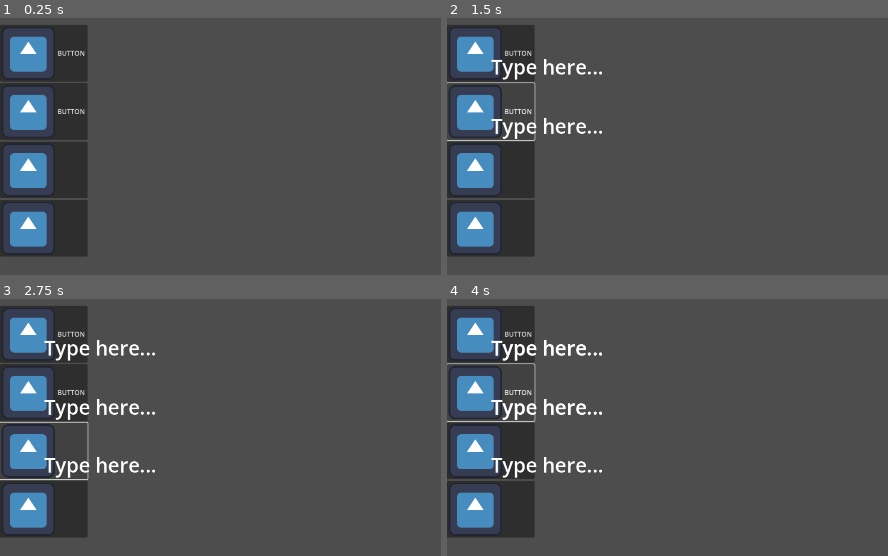
Above: before the commit, frames 1-4 (two rows, left to right).
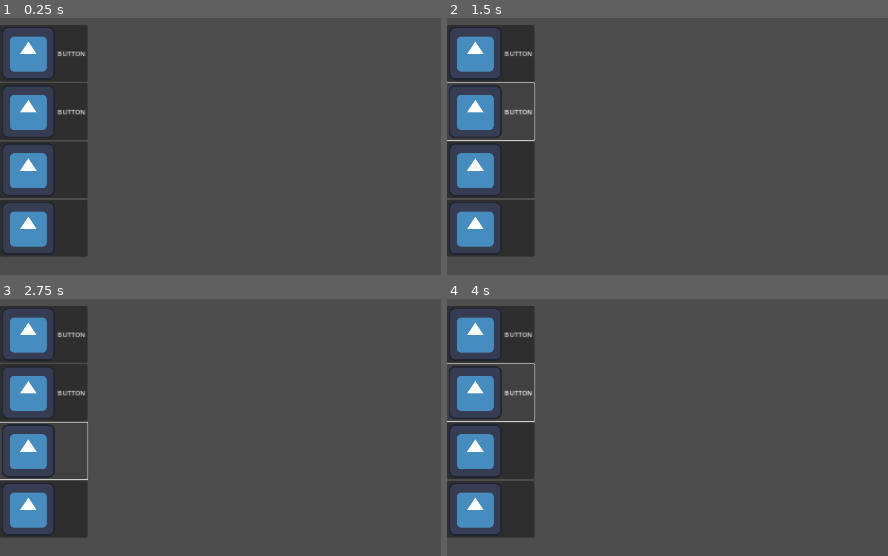
Above: after the commit, the same moments.

Repository: emanisgrand/DeafNote
Game: Godot game, scene res://Scenes/main.tscn
Two runs of this game, one before a commit and one after it. Both use one fixed random seed, a clock stepped at 60 frames per second and the inputs below. The engine's default icon, where the game draws it, is replaced by a stand-in: a white triangle on a blue panel in a dark square.
Inputs (mouse positions are in pixels of both pictures, inside the frame that each line leads up to):
- Up to frame 1 (0.25 s): no input
- Up to frame 2 (1.5 s): click "BUTTON" at 0.5 s; click "BUTTON" at 1.25 s
- Up to frame 3 (2.75 s): click (44, 450) at 2 s
- Up to frame 4 (4 s): click "BUTTON" at 2.75 s; click "BUTTON" at 3.5 s

The runs differ from the first frame. In frame 1, 0.3% of the frame differs, in the area x 4-20%, y 8-88%; in frame 2, 1.5%; in frame 3, 2.1%; in frame 4, 2.2%, in the area x 4-36%, y 8-88%.

Commit message:
Well-defined NoteData properties.

Diff:
--- /dev/null
+++ b/Resources/new_note.tres
@@ -0,0 +1,12 @@
+[gd_resource type="Resource" script_class="Note" load_steps=2 format=3 uid="uid://b2g0m5f18akuv"]
+
+[ext_resource type="Script" path="res://Scripts/Entities/NoteData.gd" id="1_n6roj"]
+
+[resource]
+script = ExtResource("1_n6roj")
+text = "New Note"
+position = Vector2(0, 0)
+size = 48.0
+color = Color(1, 1, 1, 1)
+created_at = null
+expires_at = null
--- /dev/null
+++ b/Scenes/bg1.tscn
@@ -0,0 +1,24 @@
+[gd_scene load_steps=2 format=3 uid="uid://cbelanbypttn1"]
+
+[ext_resource type="Texture2D" uid="uid://cccxsrs5dd151" path="res://Assets/Textures/BG1.png" id="1_cf2qr"]
+
+[node name="Control" type="Control"]
+layout_mode = 3
+anchors_preset = 15
+anchor_right = 1.0
+anchor_bottom = 1.0
+grow_horizontal = 2
+grow_vertical = 2
+
+[node name="AspectRatioContainer" type="AspectRatioContainer" parent="."]
+layout_mode = 1
+anchors_preset = 15
+anchor_right = 1.0
+anchor_bottom = 1.0
+grow_horizontal = 2
+grow_vertical = 2
+
+[node name="Bg1" type="Sprite2D" parent="AspectRatioContainer"]
+position = Vector2(529, 947.5)
+scale = Vector2(1.10547, 1.88379)
+texture = ExtResource("1_cf2qr")
--- a/Scenes/notes_screen.tscn
+++ b/Scenes/notes_screen.tscn
@@ -1,4 +1,6 @@
-[gd_scene format=3 uid="uid://des7llrs1vn4o"]
+[gd_scene load_steps=2 format=3 uid="uid://des7llrs1vn4o"]
+
+[sub_resource type="ImageTexture" id="ImageTexture_6d0aa"]
 
 [node name="NotesScreen" type="Control"]
 layout_mode = 3
@@ -7,6 +9,13 @@
 anchor_bottom = 1.0
 grow_horizontal = 2
 grow_vertical = 2
+
+[node name="CanvasLayer" type="CanvasLayer" parent="."]
+
+[node name="Sprite2D" type="Sprite2D" parent="CanvasLayer"]
+position = Vector2(2, 0)
+scale = Vector2(1049, 1911)
+texture = SubResource("ImageTexture_6d0aa")
 
 [node name="NotesList" type="ScrollContainer" parent="."]
 layout_mode = 1
--- /dev/null
+++ b/Scripts/Entities/NoteData.gd
@@ -0,0 +1,21 @@
+extends Resource
+class_name NoteData
+
+@export var title: String = "Untitled Note"
+@export var content: String = ""  # Main text content
+@export var category: String = "General"  # Used for organization
+@export var tags: Array[String] = []  # Freeform metadata
+@export var modifiers: Dictionary = {}  # Holds additional features like "Pinned": true
+
+# Spatial properties
+@export var position: Vector2 = Vector2.ZERO  # Where it's placed
+@export var size: Vector2 = Vector2(300, 150)  # Default size in pixels
+@export var flipped: bool = false  # Whether it's flipped for recipient view
+
+# Multi-modal input support
+@export var drawing_data: PackedByteArray = []  # Stores drawing strokes
+@export var cost_value: float = 0.0  # Stores a cost if entered
+
+# Lifecycle
+@export var created_at: float = Time.get_unix_time_from_system()
+@export var expires_at: float = 0.0  # 0 means no auto-deletion
--- /dev/null
+++ b/Scripts/Systems/note_utils.gd
@@ -0,0 +1,21 @@
+extends Node
+
+# Creates a new note resource
+func create_note(text: String, position: Vector2) -> Note:
+	var note = Note.new()
+	note.text = text
+	note.position = position
+	note.created_at = Time.get_unix_time_from_system()
+	return note
+
+# Moves a note to a new position
+func move_note(note: Note, new_position: Vector2):
+	note.position = new_position
+
+# Resizes a note
+func resize_note(note: Note, new_size: float):
+	note.size = clamp(new_size, 20, 200)
+
+# Deletes a note after expiration
+func should_delete(note: Note) -> bool:
+	return Time.get_unix_time_from_system() > note.expires_at
--- a/Scripts/main.gd
+++ b/Scripts/main.gd
@@ -13,15 +13,22 @@
 func _input(event):
 	if event is InputEventScreenTouch:
 		if event.pressed:
-			_create_text_box(event.position)
+			_select_text(event.position)
 		else:
 			dragging = false  # Stop dragging when touch is released
 
-	elif event is InputEventScreenDrag and selected_label:
+	elif event is InputEventScreenDrag and dragging:
 		selected_label.global_position += event.relative  # Dragging logic
 
 	elif event is InputEventGesture and selected_label:
 		_resize_text(event)
+
+func _select_text(position: Vector2):
+	for child in get_children():
+		if child is Label and child.get_global_rect().has_point(position):
+			selected_label = child
+			dragging = true
+			return
 
 # Creates a floating text box at the tap location
 func _create_text_box(position: Vector2):
--- a/project.godot
+++ b/project.godot
@@ -19,8 +19,7 @@
 
 window/size/viewport_width=1080
 window/size/viewport_height=1920
-window/stretch/mode="viewport"
-window/stretch/aspect="expand"
+window/stretch/mode="canvas_items"
 
 [input_devices]
 
Binary file added: Assets/Textures/BG1.png
Not shown, added: Assets/Textures/BG1.png.import
